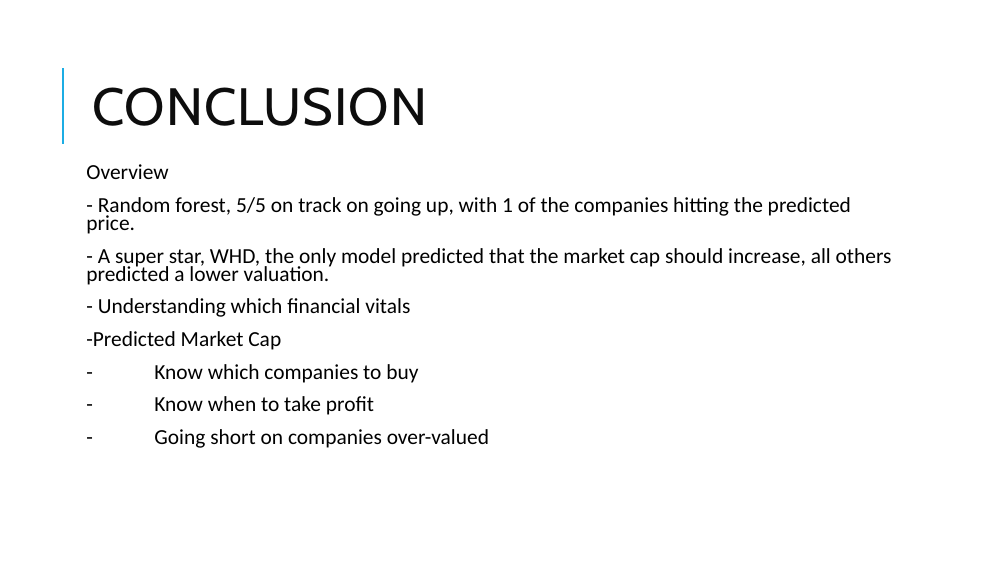
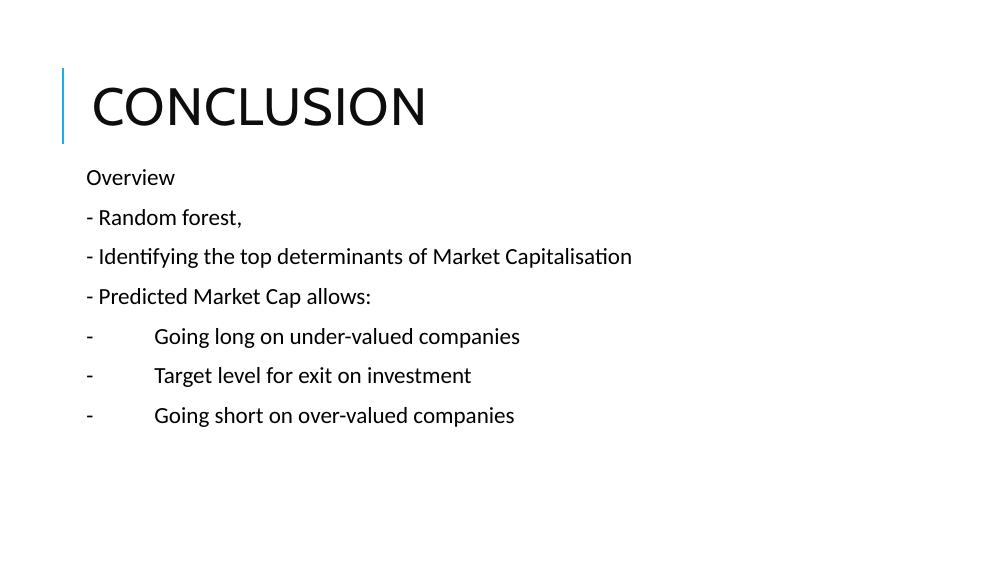
Before and after one commit to jerielwong/dsiPROJECTS, a slide deck: slide 19 of project capstone/Seeking Valuation in US listed companies.pptx (slide 20 before the commit). Drawn at 1008x567 pixels with LibreOffice and Linux fonts; fonts in the diff are those of the drawing. Boxes give left, top, right and bottom in pixels: in the first picture for what was removed or moved away, otherwise in the second. Text is boxed around its words. In the diff, an @@ line names an element or a change of style, - is before the commit and + after.

```diff
--- a/project capstone/Seeking Valuation in US listed companies.pptx
+++ b/project capstone/Seeking Valuation in US listed companies.pptx
@@ text at box(86, 169, 175, 185): size 20.4 to 22 pt in "Overview"; line spacing 0.7 to 0.9 @@
@@ text at box(99, 209, 632, 427): text changed; size 20.4 to 22 pt @@
-  - Random forest, 5/5 on track on going up, with 1 of the companies hitting the predicted price.
-  - A super star, WHD, the only model predicted that the market cap should increase, all others predicted a lower valuation.
-  - Understanding which financial vitals
-  -Predicted Market Cap
-  - Know which companies to buy
-  - Know when to take profit
-  - Going short on companies over-valued
+  - Random forest,
+  - Identifying the top determinants of Market Capitalisation
+  - Predicted Market Cap allows:
+  - Going long on under-valued companies
+  - Target level for exit on investment
+  - Going short on over-valued companies
```
Also in this commit, not shown: 12 other slides changed, 1 slide removed, 2 other files.
